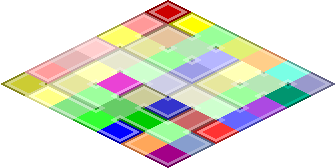
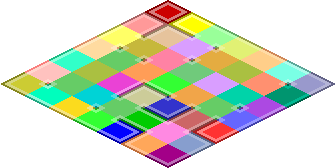
Layered file, before and after one edit (336px x 168px). Changes by layer:
added group "Center" with 17 layers above "Edges" over (49, 36, 287, 144)
added layer "Pasted Layer #28" in group "Center" over (193, 72, 239, 96)
added layer "Pasted Layer #37" in group "Center" over (73, 60, 119, 84)
added layer "Pasted Layer #27" in group "Center" over (217, 60, 263, 84)
added layer "Pasted Layer #29" in group "Center" over (241, 72, 287, 96)
added layer "Pasted Layer #30" in group "Center" over (217, 84, 263, 108)
added layer "Pasted Layer #31" in group "Center" over (193, 48, 239, 72)
added layer "Pasted Layer #32" in group "Center" over (169, 60, 215, 84)
added layer "Pasted Layer #34" in group "Center" over (169, 84, 215, 108)
added layer "Pasted Layer #35" in group "Center" over (193, 96, 239, 120)
added layer "Pasted Layer #36" in group "Center" over (145, 120, 191, 144)
added layer "Pasted Layer #43" in group "Center" over (49, 72, 95, 96)
added layer "Pasted Layer #44" in group "Center" over (73, 84, 119, 108)
added layer "Pasted Layer #45" in group "Center" over (169, 36, 215, 60)
added layer "Pasted Layer #46" in group "Center" over (121, 36, 167, 60)
added layer "Pasted Layer #47" in group "Center" over (97, 48, 143, 72)
added layer "Pasted Layer #48" in group "Center" over (145, 48, 191, 72)
added layer "Pasted Layer #49" in group "Center" over (121, 60, 167, 84)
added layer "Pasted Layer #33" in group "Edges" over (145, 72, 191, 96)
added layer "Pasted Layer #38" in group "Edges" over (49, 48, 95, 72)
added layer "Pasted Layer #39" in group "Edges" over (73, 36, 119, 60)
added layer "Pasted Layer #40" in group "Edges" over (25, 60, 71, 84)
added layer "Pasted Layer #41" in group "Edges" over (25, 84, 71, 108)
added layer "Pasted Layer #42" in group "Edges" over (49, 96, 95, 120)
